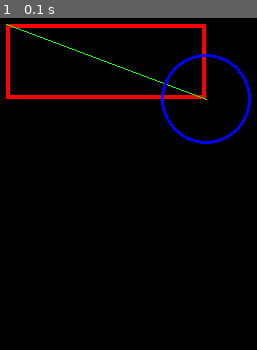
Above: before the commit, frame 1.
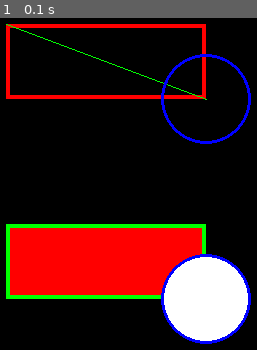
Above: after the commit, the same moment.

Repository: zzzHonore/hector
Game: pygame game, started from tutorials/tutorial_pygame-de volgende.py
Same seed, same stepped clock (60 frames per second), same inputs: the game is played once before the commit and once after it.
Inputs:
- Up to frame 1 (0.1 s): no input

The runs differ from the first frame. In frame 1, 23% of the frame differs, in the area x 2-98%, y 62-99%.

Commit message:
Update tutorial_pygame-de volgende.py

Diff:
--- a/tutorials/tutorial_pygame-de volgende.py
+++ b/tutorials/tutorial_pygame-de volgende.py
@@ -1,26 +1,21 @@
 """
 Om te kunnen tekenen op een window hebben we een externe library of package nodig.
+Wij kiezen voor PYGAME (je zal pygame eerst moeten installeren voor je deze tutorial doet)
 PYGAME zorgt voor:
-    Het openen van een window
-    Tekenen van lijnen en figuren
-    Tekenen van images
-    Opvangen van user-events zoals muisedown, mousemove,...
+    -Het openen van een window met bepaalde grootte en titel(caption)
+    -Tekenen van lijnen en figuren (al dan niet opgevuld)
+    -Opladen, herschalen en tekenen van images (bmp,png,jpeg,...)
+    -Opvangen van user-events zoals mousedown, mousemove,...
+
+Tutorial-pygame-deel-3: Tekenen van opgevulde objecten met rand
 """
-
 
 import pygame as pg
 pg.init()
 win = pg.display.set_mode((800, 600))
 pg.display.set_caption("Hector Chess - Sint-Pieterscollege, Jette")
 
-# Om dingen te tekenen spreken we de klasse :draw: van pygame aan. Deze heeft tekenroutines
-# Eerste parameter is telkens het venster :win:
-# Tweede parameter is telkens een kleur :color:
-# Derde parameter is telkens een iets met coordinaten :rect: of :pt:, naargelang het soort figuur
-# Teken een rechthoek met dikte 3
-
-# Eerst bepalen we de kleuren die we gebruiken
-# Constanten altijd in hoofdletters
+# Onze kleuren
 WHITE = (255, 255, 255)
 RED = (255, 0, 0)
 GREEN = (0, 255, 0)
@@ -29,7 +24,23 @@
 CYAN = (0, 255, 255)
 BURLYWOOD = (222, 184, 135)
 CHOCOLATE = (210, 105, 30)
-# We bepalen de rechthoeken die we nodig hebben
+
+# Overzicht van de gebruikte functies (zie Tutorial Deel 2)
+#    pg.draw.rect(surface, color, rect, width=0)
+#    pg.draw.circle(surface, color, center, radius, width=0)
+# Door 1 maal de figuren te tekenen met width=0 krijgen we een opgevulde figuur
+# Door dan 1 maal de figuren te tekenen met width=2 krijgen we een rand
+# Eerst tekenen we een rode rechthoek met groene rand
+rect1 = pg.Rect((40, 280, 200, 75))  # (left,top,width,height)
+pg.draw.rect(win, RED, rect1,0)  # Eerst de rode achtergrond
+pg.draw.rect(win, GREEN, rect1,4)  # Dan de groenekader
+# Dan tekenen we een witte cirkel met straal 45, met blauwe rand
+pg.draw.circle(win, WHITE, (rect1.right, rect1.bottom), 45, 0)
+pg.draw.circle(win, BLUE, (rect1.right, rect1.bottom), 45, 3)
+
+
+
+
 # Als we pg.Rect gebruiken om een rechthoek te definieren kunnen we ook rect.top, rect.width,... gebruiken
 # De functie pg.Rect zet de python rect (40, 80, 200, 75) om naar een pg.Rect
 rect1 = pg.Rect((40, 80, 200, 75))  # (left,top,width,height)
